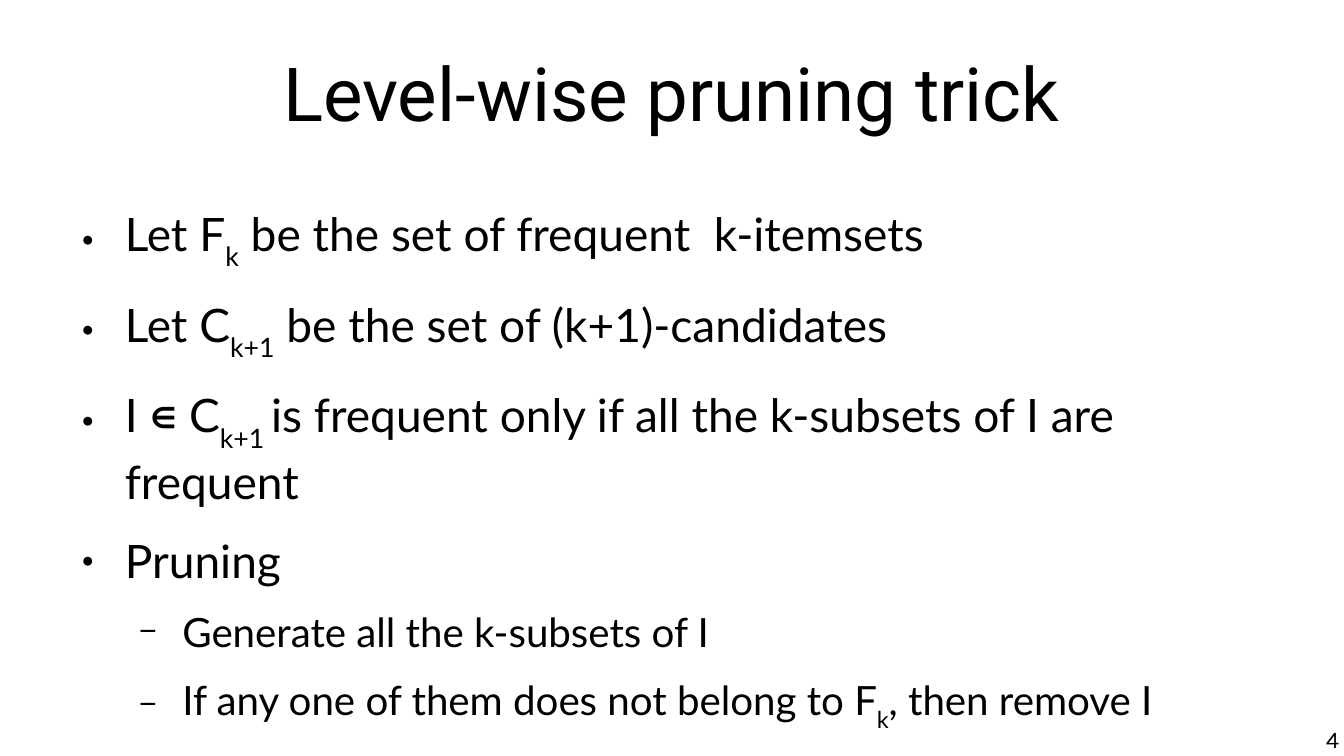
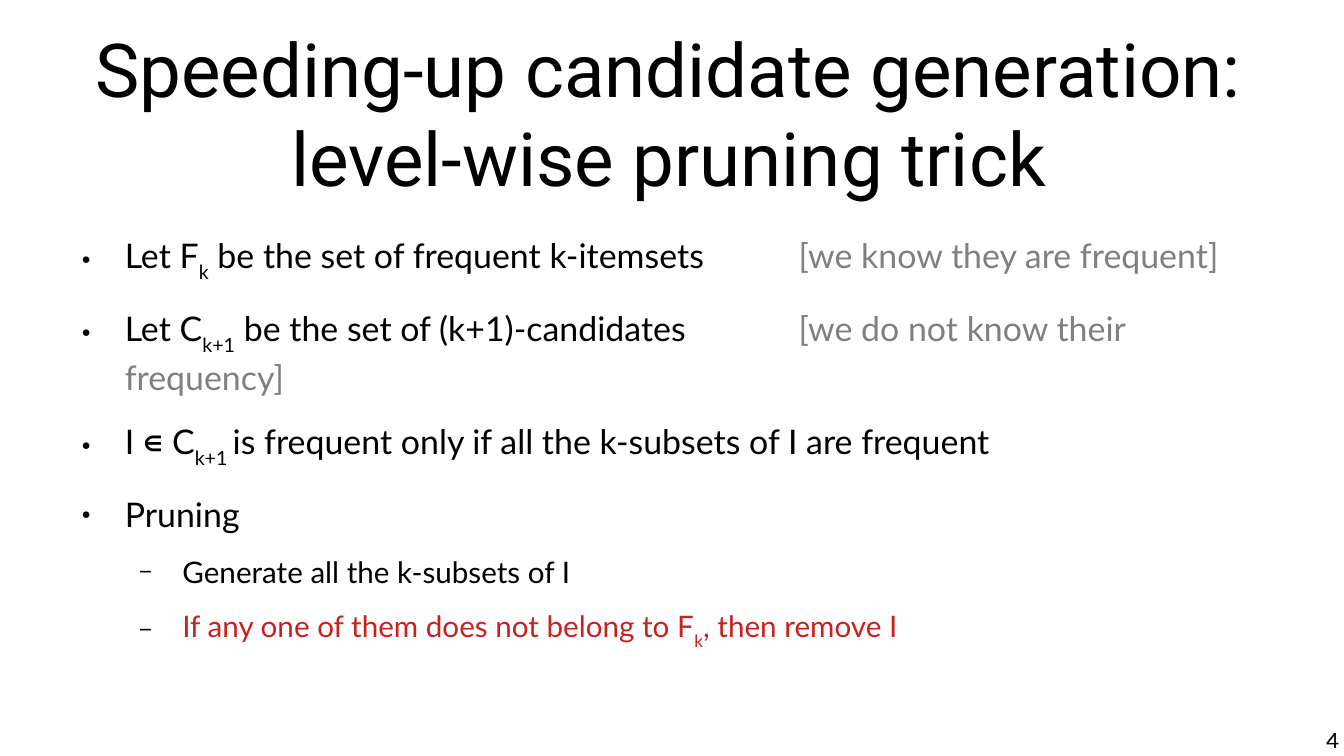
Before and after one commit to chatox/data-mining-course, a slide deck: slide 4 of theory/odp/tt14_improved_rules_mining.odp. Drawn at 1344x756 pixels with LibreOffice and Linux fonts; fonts in the diff are those of the drawing. Boxes give left, top, right and bottom in pixels: in the first picture for what was removed or moved away, otherwise in the second. Text is boxed around its words. In the diff, an @@ line names an element or a change of style, - is before the commit and + after.

```diff
--- a/theory/odp/tt14_improved_rules_mining.odp
+++ b/theory/odp/tt14_improved_rules_mining.odp
@@ title at (x1=95, y1=41, x2=1241, y2=202): text changed @@
-Level-wise pruning trick
+Speeding-up candidate generation:
+level-wise pruning trick
@@ text "Let Fk be the set ..." moved from (x1=125, y1=217, x2=1152, y2=722) to (x1=125, y1=242, x2=1218, y2=643) @@
@@ text at (x1=125, y1=242, x2=1218, y2=352): text changed; size 27.2 to 20 pt @@
-● Let Fk be the set of frequent k-itemsets
-● Let Ck+1 be the set of (k+1)-candidates
+● Let Fk be the set of frequent k-itemsets [we know they are frequent]
+● Let Ck+1 be the set of (k+1)-candidates [we do not know their frequency]
@@ text at (x1=125, y1=429, x2=989, y2=643): size 27.2 to 20 pt in "I ∊ Ck+1 is frequent only if ...", "Pruning"; size 23.8 to 17.5 pt in "Generate all the k-subsets of I", "If any one of them does not ..."; text colour #000000 to #C9211E in "If any one of them does not ..." @@
```
Also in this commit, not shown: 10 other slides changed, 2 slides added, 6 other files.
